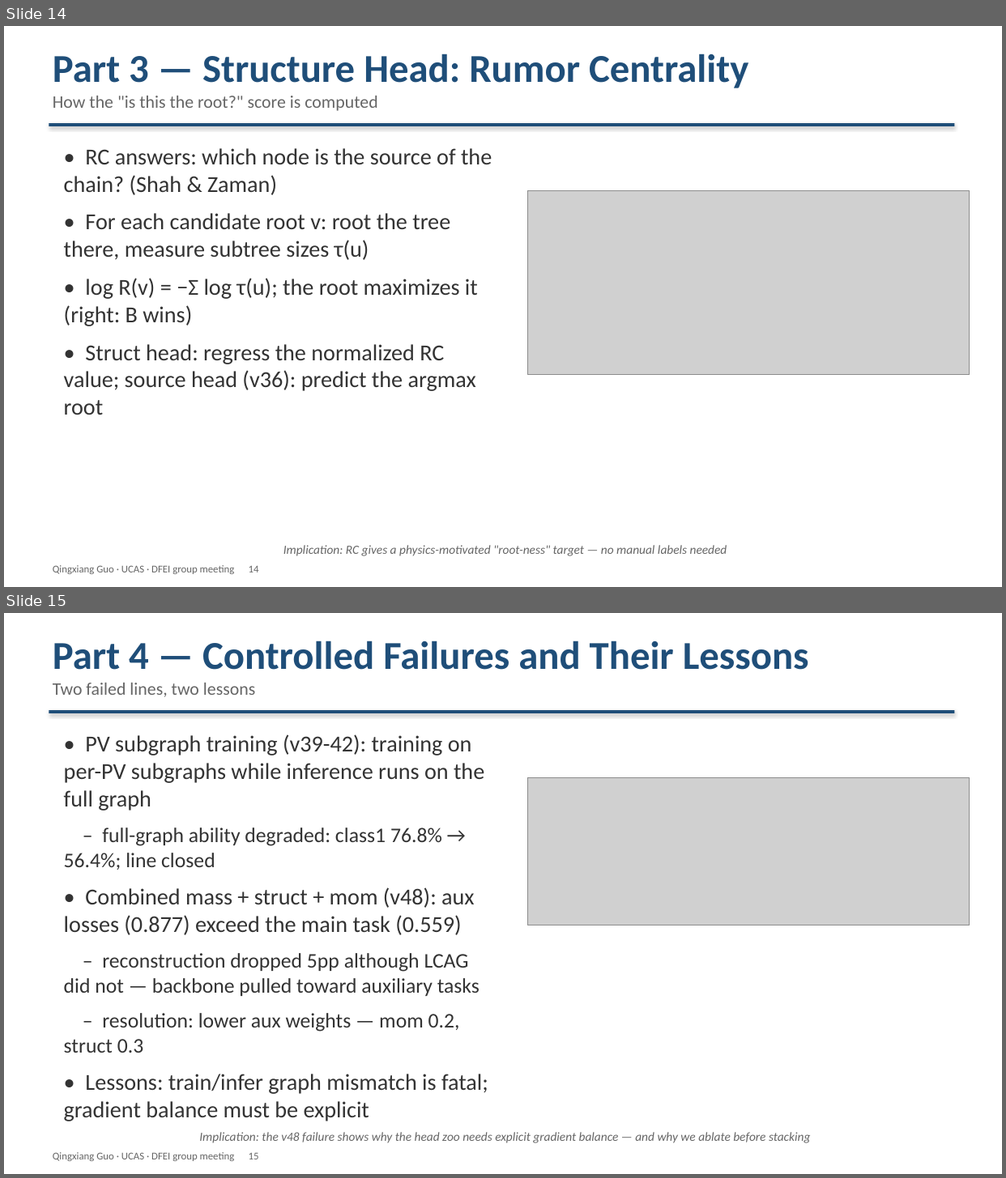
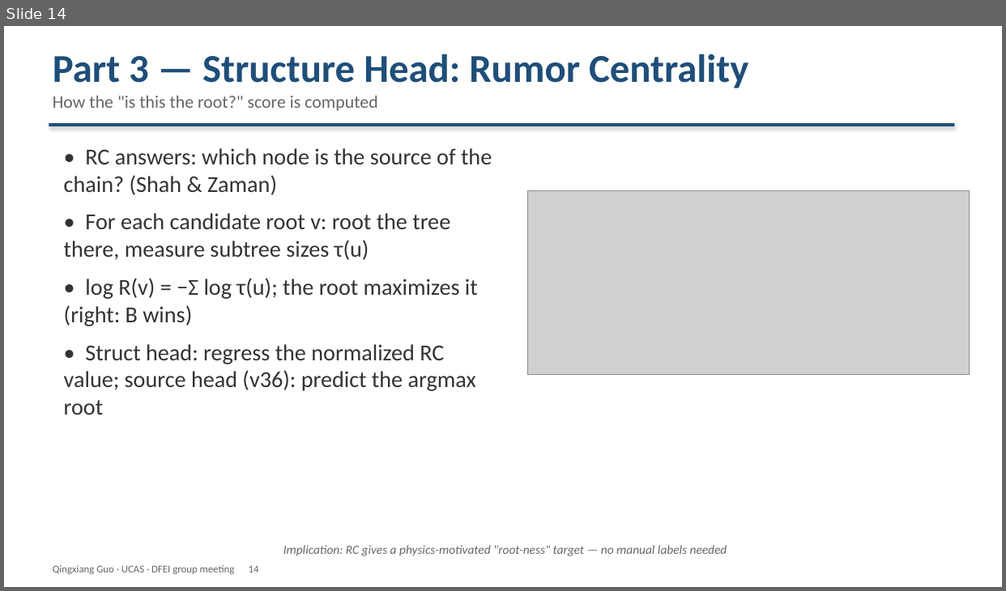
Before and after one commit to Aniedrew/dfei_ift, a slide deck: meeting_figs/DFEI_progress_20260902_EN.pptx. Shown one above the other, each under a label of ours: slides 14 and 15 before the commit, slide 14 after it. The pictures are 1006x1178 and 1006x591 pixels, drawn with LibreOffice and Linux fonts; fonts in the diff are those of the drawing; grey boxes stand for pictures. Boxes give left, top, right and bottom in pixels: in the first picture for what was removed or moved away, otherwise in the second. Text is boxed around its words. In the diff, an @@ line names an element or a change of style, - is before the commit and + after.

Commit message:
docs: rewrite Part 4 as latent-space argument; drop the PV part
- S15: more heads made things worse (v48: aux 0.877 > main 0.559,
  AllParticles 55.9 -> 50.6) -> the 16-dim space is saturated
- S16: size the latent space from physics — new latent_dof figure
  (track ~12-14 physical DOF + serves 9 heads -> 16-dim at the lower
  bound; v53 widens nodes 32 / tt edges 24)
- S17: slimmed Part 5 (public data, learned DA, chain scorer);
  S18: next steps; PV-subgraph line removed entirely (18 pages)

```diff
--- a/meeting_figs/DFEI_progress_20260902_EN.pptx
+++ b/meeting_figs/DFEI_progress_20260902_EN.pptx
@@ slide 15 removed at [4,613,1002,1174], background #FFFFFF @@
@@ text removed at [53,641,809,697] @@
-Part 4 — Controlled Failures and Their Lessons
-Two failed lines, two lessons
@@ rectangle removed at [49,710,955,713] @@
@@ text removed at [64,735,488,1122] @@
-• PV subgraph training (v39-42): training on per-PV subgraphs while inference runs on the full graph
-– full-graph ability degraded: class1 76.8% → 56.4%; line closed
-• Combined mass + struct + mom (v48): aux losses (0.877) exceed the main task (0.559)
-– reconstruction dropped 5pp although LCAG did not — backbone pulled toward auxiliary tasks
-– resolution: lower aux weights — mom 0.2, struct 0.3
-• Lessons: train/infer graph mismatch is fatal; gradient balance must be explicit
@@ picture removed at [528,777,970,926] @@
@@ text removed at [199,1132,810,1144] @@
-Implication: the v48 failure shows why the head zoo needs explicit gradient balance — and why we ablate before stacking
@@ text removed at [53,1152,259,1161] @@
-Qingxiang Guo · UCAS · DFEI group meeting 15
```
Also in this commit, not shown: 3 slides changed, 2 slides added, 3 other files.
